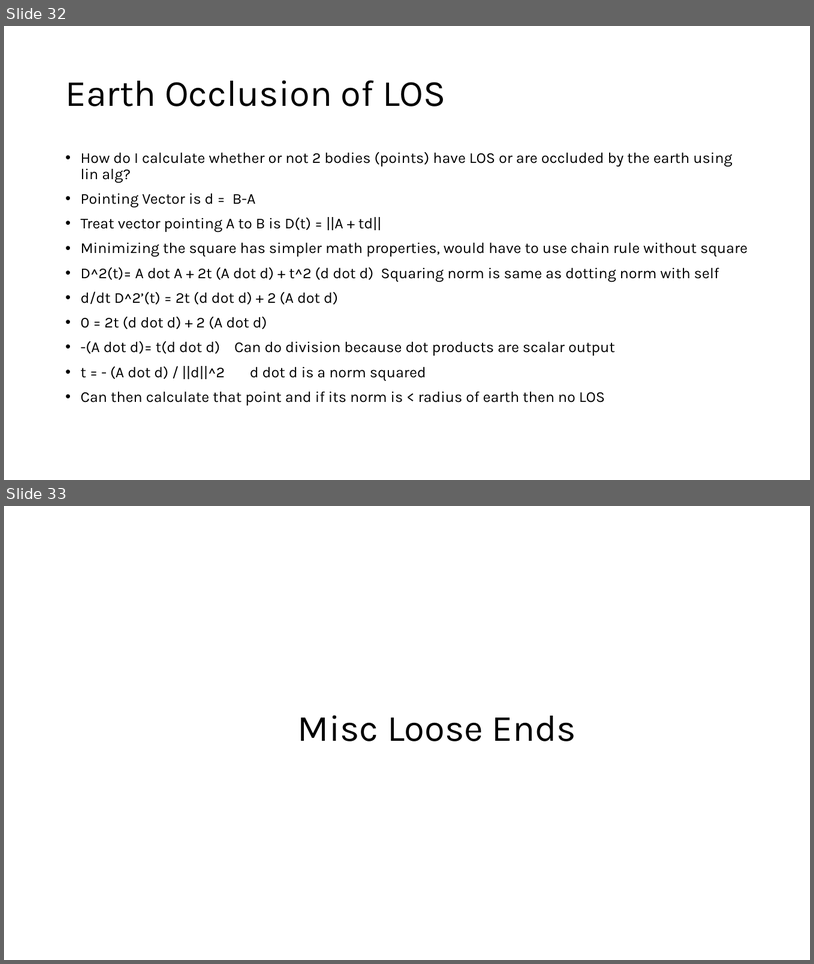
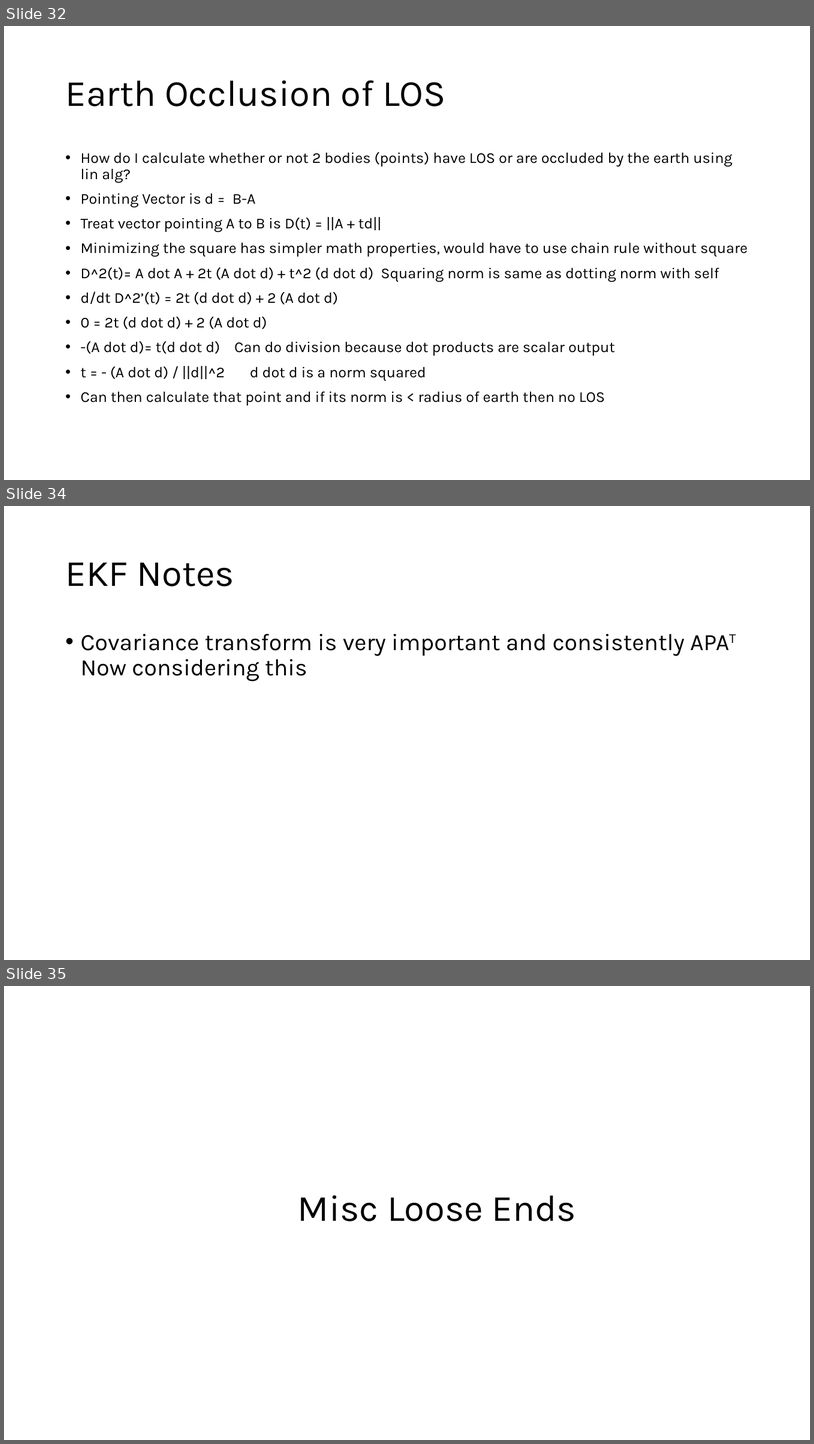
Before and after one commit to jeremyjestel/apogee, a slide deck: docs/Apogee_Progession.pptx. Shown one above the other, each under a label of ours: slides 32 and 33 before the commit, slides 32, 34 and 35 after it; the slides between them are not shown. The pictures are 814x964 and 814x1444 pixels, drawn with LibreOffice and Linux fonts; fonts in the diff are those of the drawing. Boxes give left, top, right and bottom in pixels: in the first picture for what was removed or moved away, otherwise in the second. Text is boxed around its words. In the diff, an @@ line names an element or a change of style, - is before the commit and + after.

```diff
--- a/docs/Apogee_Progession.pptx
+++ b/docs/Apogee_Progession.pptx
@@ slide 34 added at [4,506,810,960], background #FFFFFF @@
@@ title added at [65,562,234,586], 44 pt, text #000000 @@
+EKF Notes
@@ text added at [81,634,685,681], 28 pt, text #000000 @@
+• Covariance transform is very important and consistently APAT Now considering this
@@ what was slide 33 is now slide 35 @@
```
Also in this commit, not shown: 1 slide changed, 1 other slide added, 18 other files.
